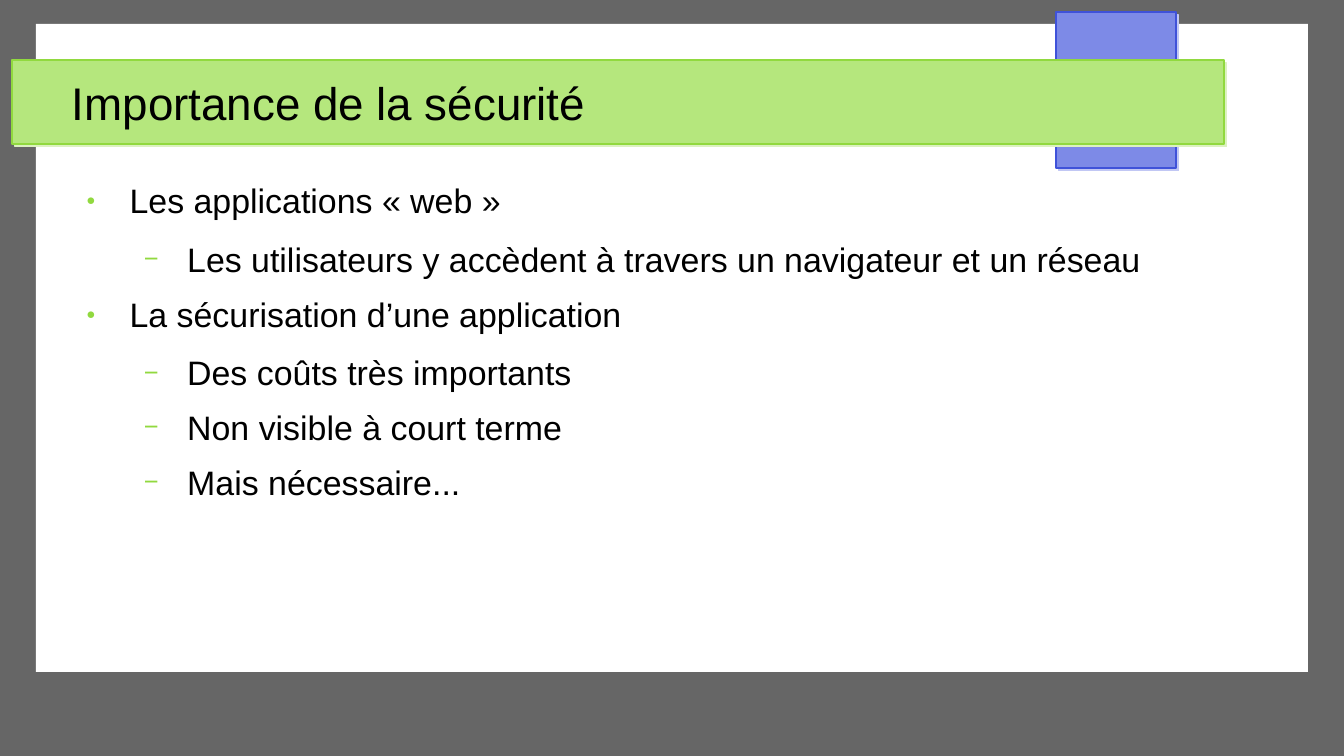
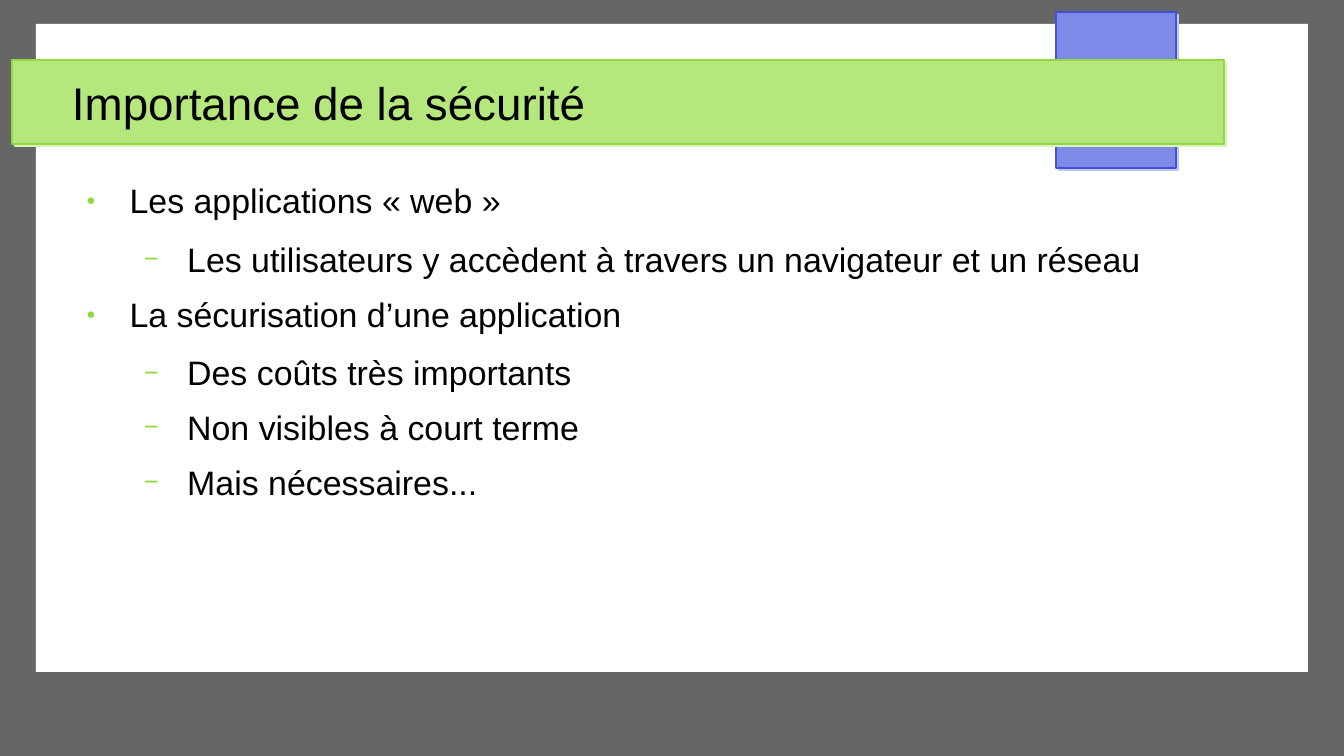
Before and after one commit to Akipe/abc_2105, a slide deck: slide 8 of other/presentations/securite_app_web/presentation_securite_app_web_v2.odp. Drawn at 1344x756 pixels with LibreOffice and Linux fonts; fonts in the diff are those of the drawing. Boxes give left, top, right and bottom in pixels: in the first picture for what was removed or moved away, otherwise in the second. Text is boxed around its words. In the diff, an @@ line names an element or a change of style, - is before the commit and + after.

```diff
--- a/other/presentations/securite_app_web/presentation_securite_app_web_v2.odp
+++ b/other/presentations/securite_app_web/presentation_securite_app_web_v2.odp
@@ text at [187,415,579,496]: text changed @@
-  − Non visible à court terme
-  − Mais nécessaire...
+  − Non visibles à court terme
+  − Mais nécessaires...
```
Also in this commit, not shown: 1 other slide changed, 1 other file.
